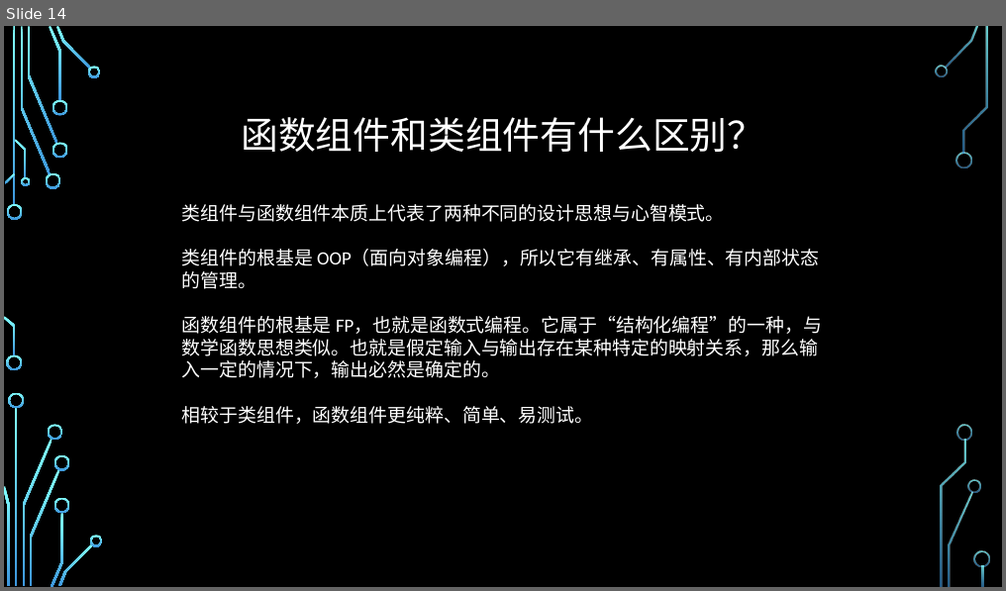
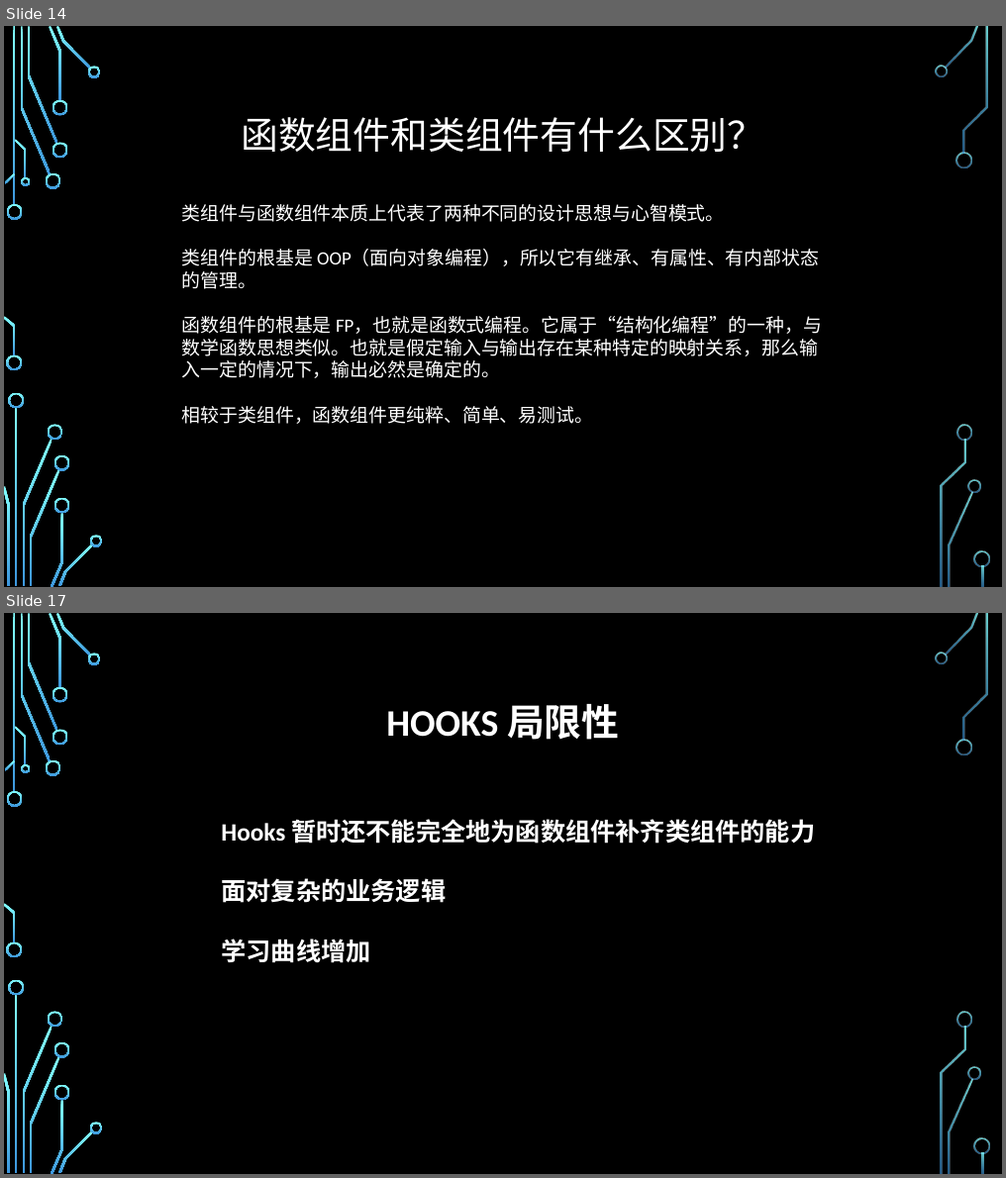
Before and after one commit to jiangyanghe/lagou-lesson, a slide deck: REACT/assets/react 分享.pptx. Shown one above the other, each under a label of ours: slide 14 before the commit, slides 14 and 17 after it; the slides between them are not shown. The pictures are 1006x591 and 1006x1178 pixels, drawn with LibreOffice and Linux fonts; fonts in the diff are those of the drawing; background and template pictures are left out. Boxes give left, top, right and bottom in pixels: in the first picture for what was removed or moved away, otherwise in the second. Text is boxed around its words. In the diff, an @@ line names an element or a change of style, - is before the commit and + after.

```diff
--- a/REACT/assets/react 分享.pptx
+++ b/REACT/assets/react 分享.pptx
@@ slide 17 added at [4,613,1002,1174], background picture (left out); not listed: 36 template elements that a slide beside it also shows @@
@@ title added at [386,704,619,740], 36 pt, text #FFFFFF, bold @@
+HOOKS 局限性
@@ text added at [221,819,815,963], 24 pt, text #FFFFFF, bold @@
+Hooks 暂时还不能完全地为函数组件补齐类组件的能力
+面对复杂的业务逻辑
+学习曲线增加
```
Also in this commit, not shown: 1 slide changed, 2 other slides added, 2 other files.
